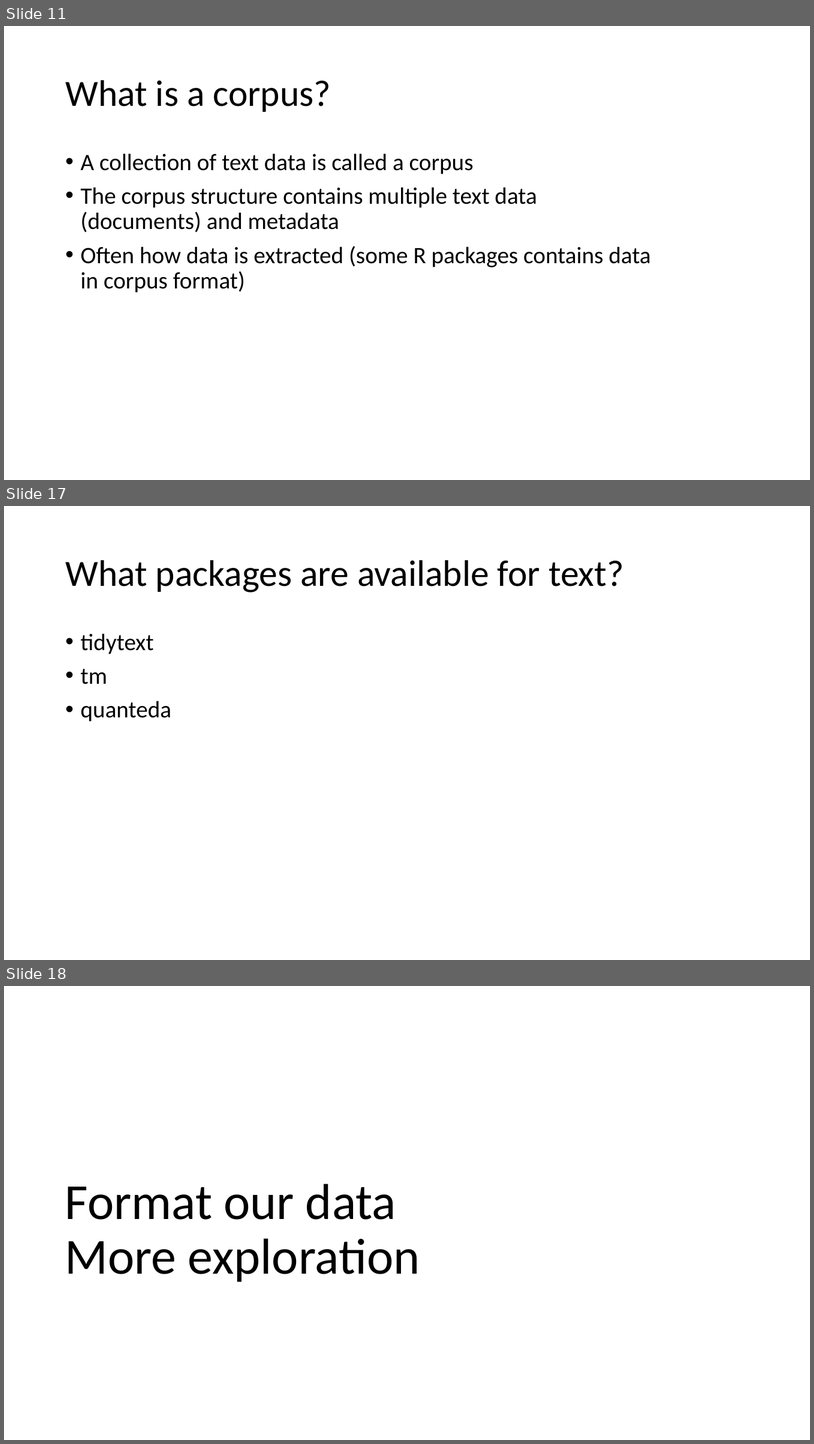
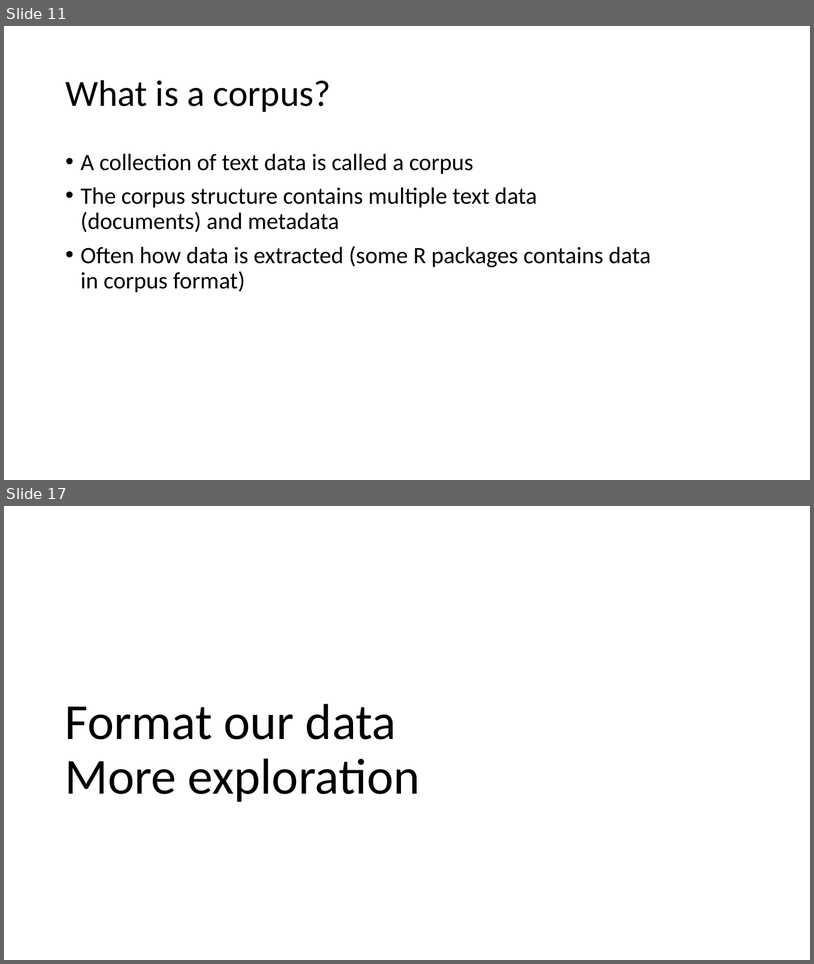
Before and after one commit to MeyerGrace/eRum_2018_prep, a slide deck: eRumWorkshop.pptx. Shown one above the other, each under a label of ours: slides 11, 17 and 18 before the commit, slides 11 and 17 after it; the slides between them are not shown. The pictures are 814x1444 and 814x964 pixels, drawn with LibreOffice and Linux fonts; fonts in the diff are those of the drawing; background and template pictures are left out. Boxes give left, top, right and bottom in pixels: in the first picture for what was removed or moved away, otherwise in the second. Text is boxed around its words. In the diff, an @@ line names an element or a change of style, - is before the commit and + after.

```diff
--- a/eRumWorkshop.pptx
+++ b/eRumWorkshop.pptx
@@ slide 17 removed at box(4, 506, 810, 960), background #FFFFFF @@
@@ title removed at box(65, 560, 624, 592) @@
-What packages are available for text?
@@ text removed at box(81, 633, 172, 721) @@
-• tidytext
-• tm
-• quanteda
@@ what was slide 18 is now slide 17 @@
```
Also in this commit, not shown: 9 slides changed, 2 other slides removed.
